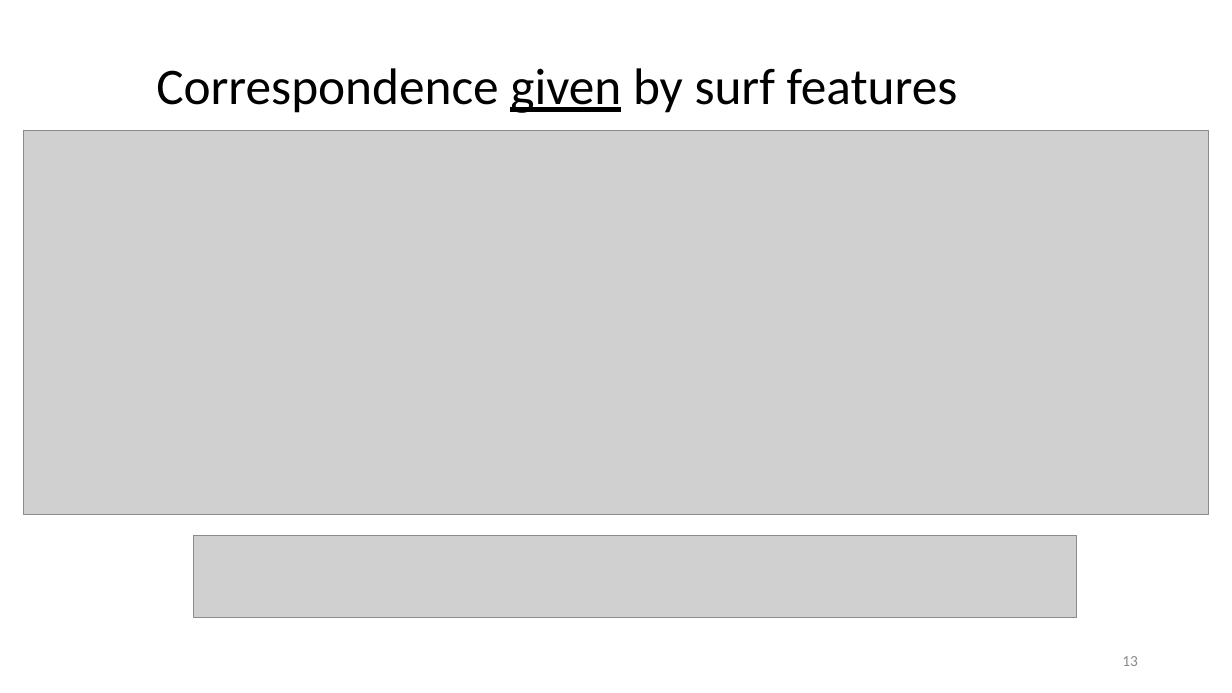
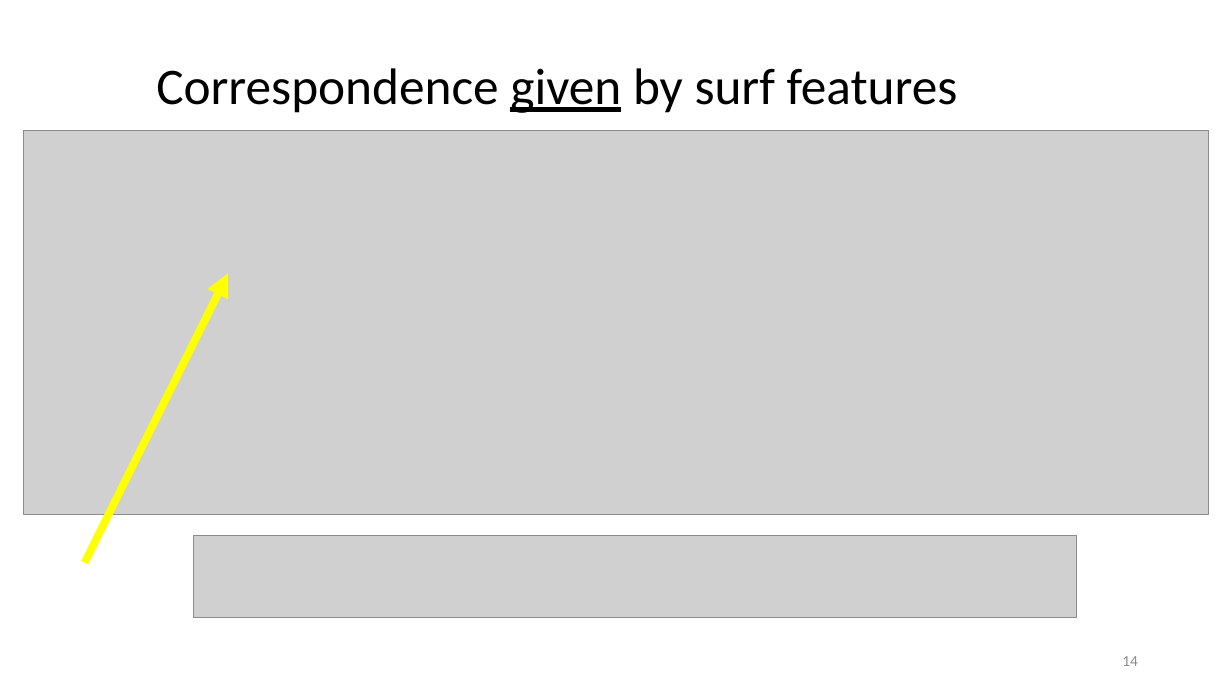
Before and after one commit to AlonSpinner/GradNumMethods, a slide deck: slide 14 of RANSAC/RANSAC.pptx (slide 13 before the commit). Drawn at 1232x693 pixels with LibreOffice and Linux fonts; fonts in the diff are those of the drawing; grey boxes stand for pictures. Boxes give left, top, right and bottom in pixels: in the first picture for what was removed or moved away, otherwise in the second. Text is boxed around its words. In the diff, an @@ line names an element or a change of style, - is before the commit and + after.

```diff
--- a/RANSAC/RANSAC.pptx
+++ b/RANSAC/RANSAC.pptx
@@ arrow added from (85, 563) to (228, 274), #FFFF00 6 pt @@
@@ page number at bbox=[1122, 656, 1138, 666]: text changed @@
-13
+14
```
Also in this commit, not shown: 6 other slides changed, 6 slides added, 3 slides removed, 2 other files.
